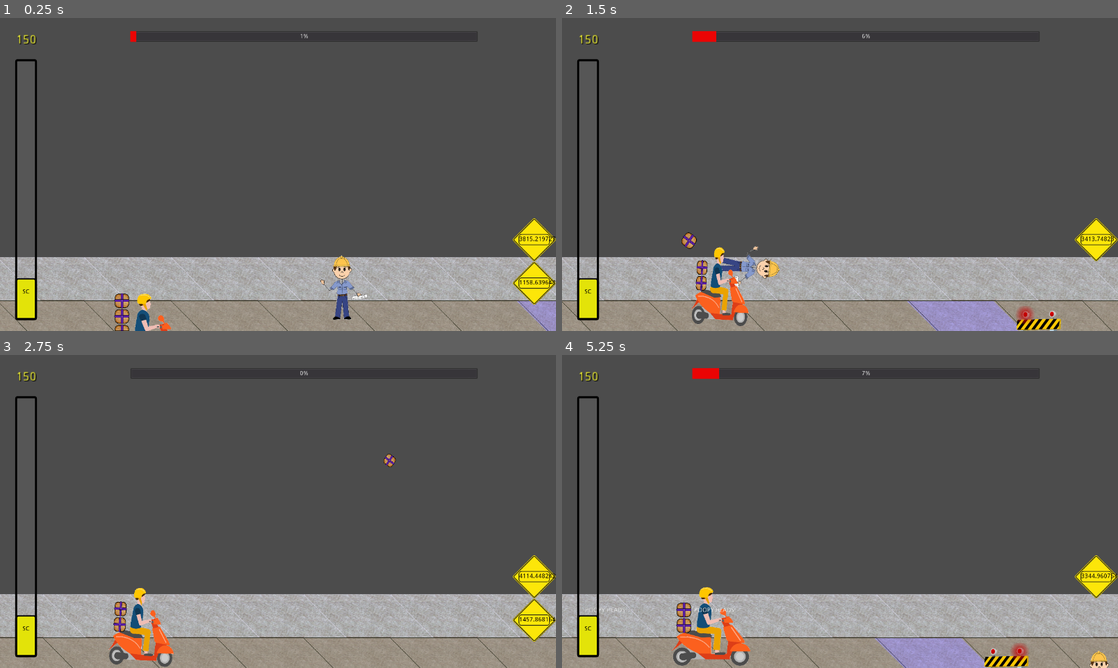
Above: before the commit, frames 1-4 (two rows, left to right).
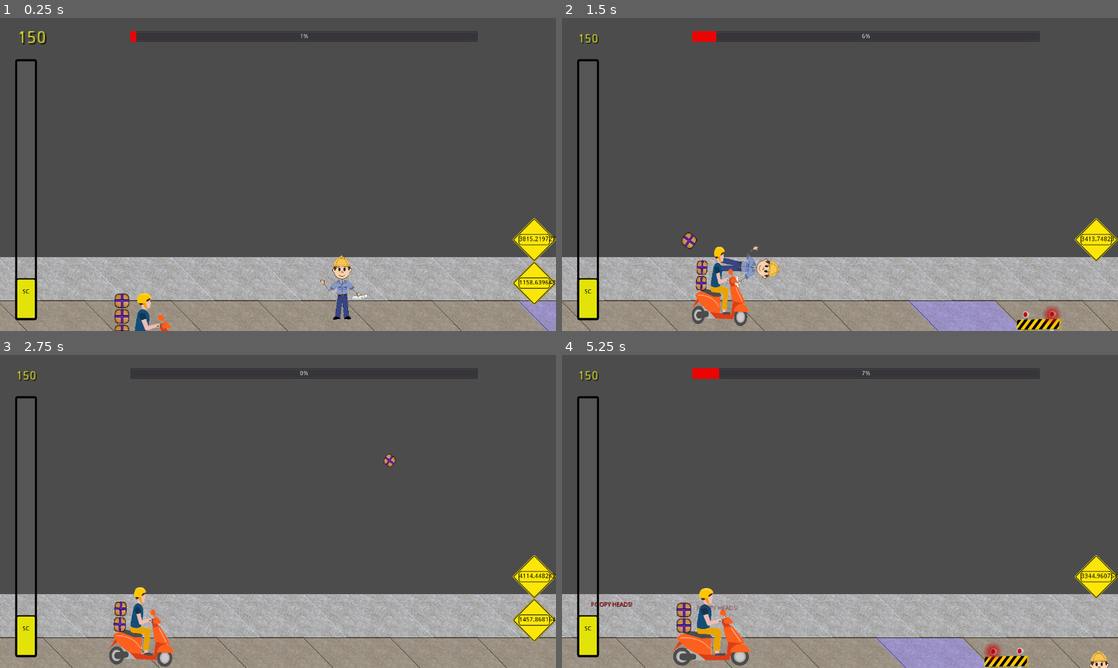
Above: after the commit, the same moments.

Repository: Anatolij-Grigorjev/MopedRebelGO
Game: Godot game, scene res://stages/test/test_stage.tscn
Same seed, same stepped clock (60 frames per second), same inputs: the game is played once before the commit and once after it.
Inputs:
- Up to frame 1 (0.25 s): no input
- Up to frame 2 (1.5 s): hold W (swerve_up) 0.53-1.28 s; tap P (say_diss) at 0.6, 1.35 s; hold S (swerve_down) from 1.28 s (still down)
- Up to frame 3 (2.75 s): release S (swerve_down) at 2.03 s; hold W (swerve_up) from 2.03 s (still down); tap P (say_diss) at 2.1 s
- Up to frame 4 (5.25 s): tap P (say_diss) every 0.75 s from 2.85 to 5.1 s; release W (swerve_up) at 3.53 s; hold S (swerve_down) from 3.53 s (still down)

The runs differ from the first frame. In frame 1, 0.3% of the frame differs, in the area x 3-31%, y 4-100%; in frame 2, 0.6%; in frame 3, 0.4%; in frame 4, 0.9%, in the area x 3-84%, y 5-99%.
Error in both runs: Invalid get index '-1' (on base: 'Array'). (res://utils/logger.gd:103)

Commit message:
animate diss work, add juicyness to current sc label

Diff:
--- a/game/gui/HUD.tscn
+++ b/game/gui/HUD.tscn
@@ -1,13 +1,16 @@
-[gd_scene load_steps=5 format=2]
+[gd_scene load_steps=6 format=2]
 
 [ext_resource path="res://gui/hud_control.gd" type="Script" id=1]
 [ext_resource path="res://gui/street_cred_progress_bar.tscn" type="PackedScene" id=2]
 [ext_resource path="res://gui/stage_progress.tscn" type="PackedScene" id=3]
-[ext_resource path="res://stages/tile_light_texture.png" type="Texture" id=4]
+[ext_resource path="res://gui/current_sc_label.tscn" type="PackedScene" id=4]
+[ext_resource path="res://stages/tile_light_texture.png" type="Texture" id=5]
 
 [node name="HUD" type="Control"]
 anchor_right = 1.0
 anchor_bottom = 1.0
+margin_top = -0.386841
+margin_bottom = -0.386841
 script = ExtResource( 1 )
 
 [node name="StreetCredProgressBar" parent="." instance=ExtResource( 2 )]
@@ -15,18 +18,7 @@
 [node name="StageProgress" parent="." instance=ExtResource( 3 )]
 margin_left = 300.0
 
-[node name="CurrentSCLabel" type="Label" parent="."]
-margin_left = -40.0
-margin_top = -23.0
-margin_right = 60.0
-margin_bottom = 52.0
-rect_scale = Vector2( 2, 2 )
-custom_colors/font_color = Color( 1, 1, 0.196078, 1 )
-custom_colors/font_color_shadow = Color( 0, 0, 0, 1 )
-text = "78566"
-align = 1
-valign = 1
-uppercase = true
+[node name="CurrentSCLabel" parent="." instance=ExtResource( 4 )]
 
 [node name="DarkOverlay" type="TextureRect" parent="."]
 visible = false
@@ -36,5 +28,11 @@
 margin_top = -500.0
 margin_right = 3500.0
 margin_bottom = 1500.0
-texture = ExtResource( 4 )
+texture = ExtResource( 5 )
 stretch_mode = 1
+
+[node name="PointsTravelPosition" type="Control" parent="."]
+margin_left = 65.0
+margin_top = 50.0
+margin_right = 105.0
+margin_bottom = 90.0
--- /dev/null
+++ b/game/gui/current_sc_label.gd
@@ -0,0 +1,26 @@
+extends Label
+class_name PointsLabel
+"""
+This controls things related to current SC amount label,
+animating it and providing points merge position
+"""
+var Logger : Resource = preload("res://utils/logger.gd")
+
+
+export(String) var label_display_format : String = "%02d"
+
+
+onready var LOG: Logger = Logger.new(self)
+onready var animator: AnimationPlayer = $AnimationPlayer
+onready var merge_points_position : Vector2 = $MergePointsPosition.rect_global_position
+
+
+func _ready():
+	pass # Replace with function body.
+
+
+func update_current_points(current_pts: float) -> void:
+	text = label_display_format % current_pts
+	if (animator.is_playing()):
+		animator.stop(true)
+	animator.play("points_changed")
--- /dev/null
+++ b/game/gui/current_sc_label.tscn
@@ -0,0 +1,53 @@
+[gd_scene load_steps=3 format=2]
+
+[ext_resource path="res://gui/current_sc_label.gd" type="Script" id=1]
+
+[sub_resource type="Animation" id=1]
+resource_name = "points_changed"
+tracks/0/type = "value"
+tracks/0/path = NodePath(".:rect_scale")
+tracks/0/interp = 1
+tracks/0/loop_wrap = true
+tracks/0/imported = false
+tracks/0/enabled = true
+tracks/0/keys = {
+"times": PoolRealArray( 0, 0.3, 1 ),
+"transitions": PoolRealArray( 1, 1, 1 ),
+"update": 0,
+"values": [ Vector2( 2, 2 ), Vector2( 3, 3 ), Vector2( 2, 2 ) ]
+}
+tracks/1/type = "value"
+tracks/1/path = NodePath(".:rect_position")
+tracks/1/interp = 1
+tracks/1/loop_wrap = true
+tracks/1/imported = false
+tracks/1/enabled = true
+tracks/1/keys = {
+"times": PoolRealArray( 0, 0.3, 1 ),
+"transitions": PoolRealArray( 1, 1, 1 ),
+"update": 0,
+"values": [ Vector2( -40, -25 ), Vector2( -75, -65 ), Vector2( -40, -25 ) ]
+}
+
+[node name="CurrentSCLabel" type="Label"]
+margin_left = -40.0
+margin_top = -25.0
+margin_right = 60.0
+margin_bottom = 50.0
+rect_scale = Vector2( 2, 2 )
+custom_colors/font_color = Color( 1, 1, 0.196078, 1 )
+custom_colors/font_color_shadow = Color( 0, 0, 0, 1 )
+text = "78566"
+align = 1
+valign = 1
+uppercase = true
+script = ExtResource( 1 )
+
+[node name="AnimationPlayer" type="AnimationPlayer" parent="."]
+anims/points_changed = SubResource( 1 )
+
+[node name="MergePointsPosition" type="Control" parent="."]
+margin_left = 50.0
+margin_top = 40.0
+margin_right = 90.0
+margin_bottom = 80.0
--- a/game/gui/earned_points.gd
+++ b/game/gui/earned_points.gd
@@ -27,17 +27,18 @@
 func start_reduce_to_point(end_point: Vector2) -> void:
 	tween.interpolate_property(
 		self, 'rect_position',
-		rect_position, end_point,
+		null, end_point,
 		REDUCE_TIME,
-		Tween.TRANS_LINEAR, Tween.EASE_OUT
+		Tween.TRANS_LINEAR, Tween.EASE_OUT_IN
 	)
+
+	#only start reducing size in last 40% of thing
+	var time_portion_wait_reduce : float = REDUCE_TIME * 0.6
 	tween.interpolate_property(
 		self, 'points_text:rect_scale',
-		points_text.rect_scale, Vector2(0.1, 0.1),
-		REDUCE_TIME,
-		Tween.TRANS_EXPO,
-		Tween.EASE_OUT,
-		#only start reducing size in last 35% of thing
-		REDUCE_TIME * 0.65
+		null, Vector2(0.1, 0.1),
+		REDUCE_TIME - time_portion_wait_reduce,
+		Tween.TRANS_LINEAR, Tween.EASE_OUT_IN,
+		time_portion_wait_reduce
 	)
 	tween.start()
--- a/game/gui/hud_control.gd
+++ b/game/gui/hud_control.gd
@@ -27,7 +27,7 @@
 onready var LOG : Logger = Logger.new(self)
 onready var sc_progress : StreetCredProgressBar = $StreetCredProgressBar
 onready var stage_progress : ProgressBar = $StageProgress
-onready var current_sc_label : Label = $CurrentSCLabel
+onready var current_sc_label : PointsLabel = $CurrentSCLabel
 onready var dark_overlay : TextureRect = $DarkOverlay
 
 
@@ -48,7 +48,7 @@
 
 
 func _update_sc_label() -> void:
-	current_sc_label.text = str(State.current_street_scred)
+	current_sc_label.update_current_points(State.current_street_scred)
 
 
 func set_stage_metadata(stage_length: float, current_pos: float, track_positions: Array) -> void:
@@ -184,11 +184,15 @@
 	return MIN_WARNING_ICON_DISTANCE <= distance_to_obstacle and distance_to_obstacle <= MAX_WARNING_ICON_DISTANCE
 
 
+"""
+Create earned points marker at base of rebel wheels and send that marker
+to main current points label on HUD
+"""
 func add_rebel_earned_nrt_points(moped_canvas_position: Vector2, earned_points: float) -> void:
 	var earned_node : EarnedPoints = EarnedPoints.instance()
 	add_child(earned_node)
 	earned_node.set_num_points(earned_points)
 	earned_node.rect_position = moped_canvas_position
-	earned_node.start_reduce_to_point(current_sc_label.rect_position)
+	earned_node.start_reduce_to_point(current_sc_label.merge_points_position)
 	yield(earned_node.tween, 'tween_all_completed')
 	earned_node.queue_free()
--- a/game/obstacles/roadblocks/tall/tall_roadblock.tscn
+++ b/game/obstacles/roadblocks/tall/tall_roadblock.tscn
@@ -25,7 +25,6 @@
 [node name="Sprite" type="AnimatedSprite" parent="."]
 position = Vector2( 0, -125 )
 frames = SubResource( 1 )
-frame = 1
 playing = true
 
 [node name="CollisionShape2D" type="CollisionShape2D" parent="."]
--- a/game/project.godot
+++ b/game/project.godot
@@ -74,6 +74,11 @@
 "language": "GDScript",
 "path": "res://rebel/packages_bundle.gd"
 }, {
+"base": "Label",
+"class": "PointsLabel",
+"language": "GDScript",
+"path": "res://gui/current_sc_label.gd"
+}, {
 "base": "Area2D",
 "class": "RoadBlock",
 "language": "GDScript",
@@ -108,6 +113,7 @@
 "NonRegulationTrack": "",
 "ObstacleDetector": "",
 "PackagesBundle": "",
+"PointsLabel": "",
 "RoadBlock": "",
 "StageControl": "",
 "StreetCredProgressBar": "",
--- a/game/rebel/diss_word.tscn
+++ b/game/rebel/diss_word.tscn
@@ -5,7 +5,7 @@
 
 [sub_resource type="Animation" id=3]
 resource_name = "diss_thrown"
-length = 2.5
+length = 1.2
 tracks/0/type = "method"
 tracks/0/path = NodePath(".")
 tracks/0/interp = 1
@@ -13,12 +13,48 @@
 tracks/0/imported = false
 tracks/0/enabled = true
 tracks/0/keys = {
-"times": PoolRealArray( 2.5 ),
+"times": PoolRealArray( 1.2 ),
 "transitions": PoolRealArray( 1 ),
 "values": [ {
 "args": [  ],
 "method": "queue_free"
 } ]
+}
+tracks/1/type = "value"
+tracks/1/path = NodePath("NinePatchRect/MarginContainer/CenterContainer/Text:rect_position")
+tracks/1/interp = 1
+tracks/1/loop_wrap = true
+tracks/1/imported = false
+tracks/1/enabled = true
+tracks/1/keys = {
+"times": PoolRealArray( 0, 0.6 ),
+"transitions": PoolRealArray( 1, 1 ),
+"update": 0,
+"values": [ Vector2( 0, 13 ), Vector2( 13, 0 ) ]
+}
+tracks/2/type = "value"
+tracks/2/path = NodePath("NinePatchRect/MarginContainer/CenterContainer/Text:modulate")
+tracks/2/interp = 1
+tracks/2/loop_wrap = true
+tracks/2/imported = false
+tracks/2/enabled = true
+tracks/2/keys = {
+"times": PoolRealArray( 0, 0.6 ),
+"transitions": PoolRealArray( 1, 1 ),
+"update": 0,
+"values": [ Color( 1, 1, 1, 0 ), Color( 1, 1, 1, 1 ) ]
+}
+tracks/3/type = "value"
+tracks/3/path = NodePath("AnimationPlayer:playback_speed")
+tracks/3/interp = 1
+tracks/3/loop_wrap = true
+tracks/3/imported = false
+tracks/3/enabled = true
+tracks/3/keys = {
+"times": PoolRealArray( 0, 0.6 ),
+"transitions": PoolRealArray( 1, 1 ),
+"update": 0,
+"values": [ 2.0, 1.0 ]
 }
 
 [node name="DissWord" type="Node2D"]
@@ -35,9 +71,11 @@
 
 [node name="AnimationPlayer" type="AnimationPlayer" parent="."]
 autoplay = "diss_thrown"
+playback_speed = 2.0
 anims/diss_thrown = SubResource( 3 )
 
 [node name="NinePatchRect" type="NinePatchRect" parent="."]
+editor/display_folded = true
 margin_right = 40.0
 margin_bottom = 40.0
 
@@ -50,9 +88,13 @@
 margin_bottom = 40.0
 
 [node name="Text" type="Label" parent="NinePatchRect/MarginContainer/CenterContainer"]
+modulate = Color( 1, 1, 1, 0 )
 margin_top = 13.0
 margin_right = 96.0
 margin_bottom = 27.0
+rect_scale = Vector2( 1.5, 1.5 )
+custom_colors/font_color = Color( 0.901961, 0.0666667, 0.0666667, 1 )
+custom_colors/font_color_shadow = Color( 0, 0, 0, 1 )
 text = "Poopy heads!"
 align = 1
 valign = 1
--- a/game/rebel/moped_rebel.tscn
+++ b/game/rebel/moped_rebel.tscn
@@ -187,7 +187,7 @@
 editor/display_folded = true
 position = Vector2( 0, -210 )
 frames = SubResource( 1 )
-frame = 3
+frame = 2
 playing = true
 
 [node name="PackagesBundle" parent="AnimatedSprite" instance=ExtResource( 6 )]
